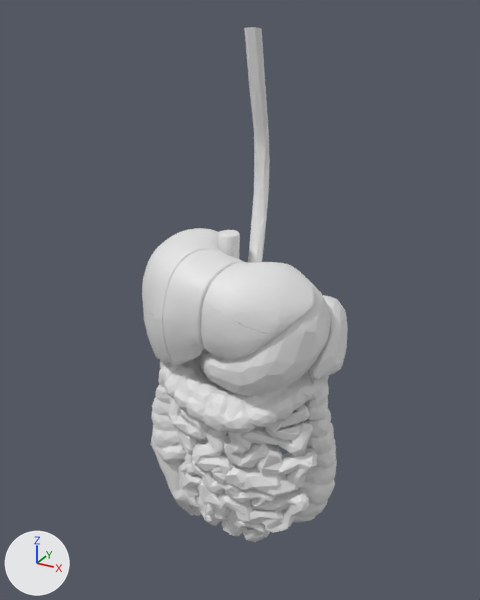
Renders of the glTF model public/anatomia/abdomen.glb from each side of a commit.
The view is the same before and after, from a camera (50 mm lens) standing at (0.983, -1.748, 1.051) and looking at (-0.003, 0.046, 0.154). The lights are fixed; the arrows at lower left show +X, +Y and +Z. The picture after the commit comes second.

The first picture shows 'bazo', 'colon_ascendente', 'colon_descendente', 'colon_transverso', 'esofago', 'estomago', 'higado', 'ileon', 'iliaco__R', 'yeyuno' and 5 more.
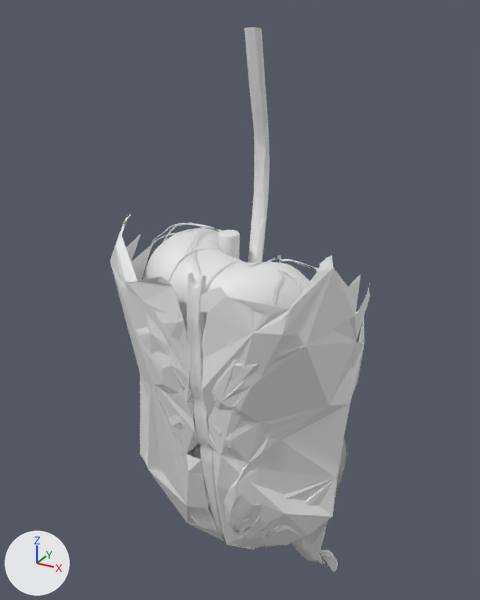
Not visible in the pictures: 'mesocolon'.

Changed parts and their boxes (x1, y1, x2, y2) in the pictures (480 x 600 px):
```json
{"object": "oblicuo_externo", "change": "added", "after": [110, 214, 370, 549]}
{"object": "linea_alba", "change": "added", "after": [187, 272, 225, 539]}
{"object": "iliopsoas", "change": "added", "after": [292, 435, 348, 572]}
{"object": "frenica_inferior", "change": "added", "after": [146, 223, 318, 301]}
{"object": "yeyuno", "change": "unchanged, covered by the edit", "before": [169, 397, 317, 497], "after": [188, 419, 201, 460]}
{"object": "estomago", "change": "unchanged, covered by the edit", "before": [201, 279, 331, 396]}
{"object": "colon_transverso", "change": "unchanged, covered by the edit", "before": [160, 360, 313, 433]}
{"object": "ileon", "change": "unchanged, covered by the edit", "before": [177, 430, 309, 542], "after": [187, 453, 216, 524]}
```

Scene script edits in JSON lines:
```json
{"op": "add", "block": "me_frenica_inferior", "code": ["me_frenica_inferior = bpy.data.meshes.new('frenica_inferior')", "me_frenica_inferior.from_pydata(...)  # 2376 vertices, 2987 faces; spans x -0.347..0.371, y -0.229..0.23, z -0.11..0.39"]}
{"op": "add", "block": "me_mesocolon", "code": ["me_mesocolon = bpy.data.meshes.new('mesocolon')", "me_mesocolon.from_pydata(...)  # 1444 vertices, 2869 faces; spans x -0.238..0.293, y -0.18..0.22, z -0.614..0.004"]}
{"op": "add", "block": "me_iliopsoas", "code": ["me_iliopsoas = bpy.data.meshes.new('iliopsoas')", "me_iliopsoas.from_pydata(...)  # 2432 vertices, 2964 faces; spans x -0.373..0.403, y -0.021..0.233, z -1.001..0.111"]}
{"op": "add", "block": "me_linea_alba", "code": ["me_linea_alba = bpy.data.meshes.new('linea_alba')", "me_linea_alba.from_pydata(...)  # 997 vertices, 1990 faces; spans x -0.013..0.04, y -0.272..0.032, z -0.836..0.352"]}
{"op": "add", "block": "me_oblicuo_externo", "code": ["me_oblicuo_externo = bpy.data.meshes.new('oblicuo_externo')", "me_oblicuo_externo.from_pydata(...)  # 2116 vertices, 2980 faces; spans x -0.409..0.43, y -0.29..0.227, z -0.805..0.432"]}
{"op": "add", "block": "ob_frenica_inferior", "code": ["ob_frenica_inferior = bpy.data.objects.new('frenica_inferior', me_frenica_inferior)", "ob_frenica_inferior.location = (0.0, 0.0, 0.0)"]}
{"op": "add", "block": "ob_mesocolon", "code": ["ob_mesocolon = bpy.data.objects.new('mesocolon', me_mesocolon)", "ob_mesocolon.location = (0.0, 0.0, 0.0)"]}
{"op": "add", "block": "ob_iliopsoas", "code": ["ob_iliopsoas = bpy.data.objects.new('iliopsoas', me_iliopsoas)", "ob_iliopsoas.location = (0.0, 0.0, 0.0)"]}
{"op": "add", "block": "ob_linea_alba", "code": ["ob_linea_alba = bpy.data.objects.new('linea_alba', me_linea_alba)", "ob_linea_alba.location = (0.0, 0.0, 0.0)"]}
{"op": "add", "block": "ob_oblicuo_externo", "code": ["ob_oblicuo_externo = bpy.data.objects.new('oblicuo_externo', me_oblicuo_externo)", "ob_oblicuo_externo.location = (0.0, 0.0, 0.0)"]}
```
